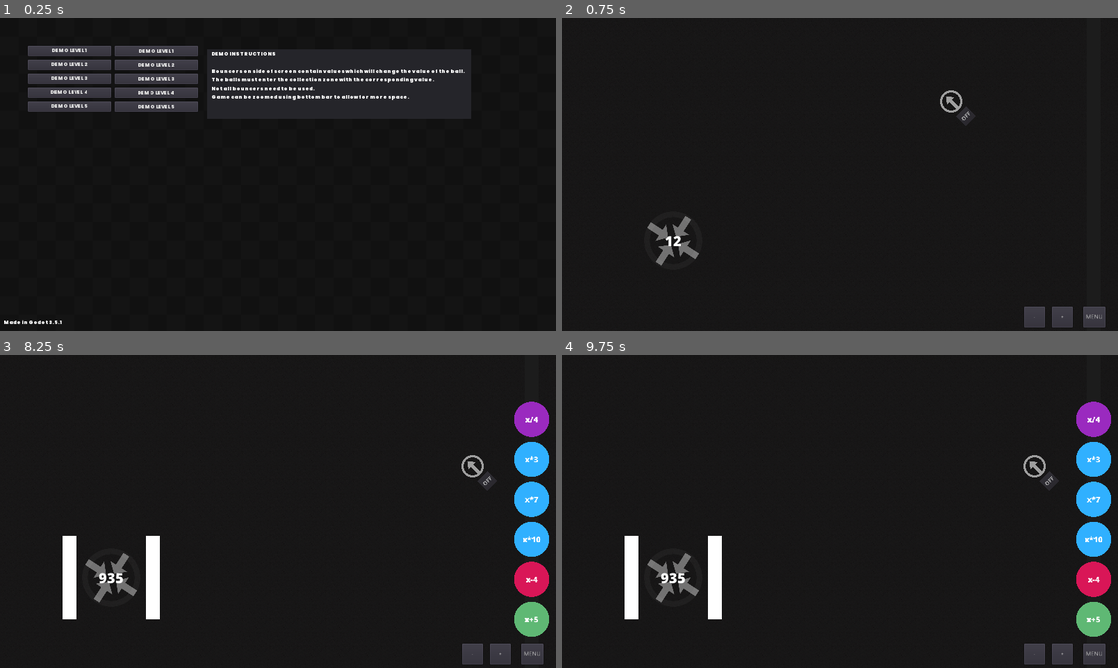
Above: before the commit, frames 1-4 (two rows, left to right).
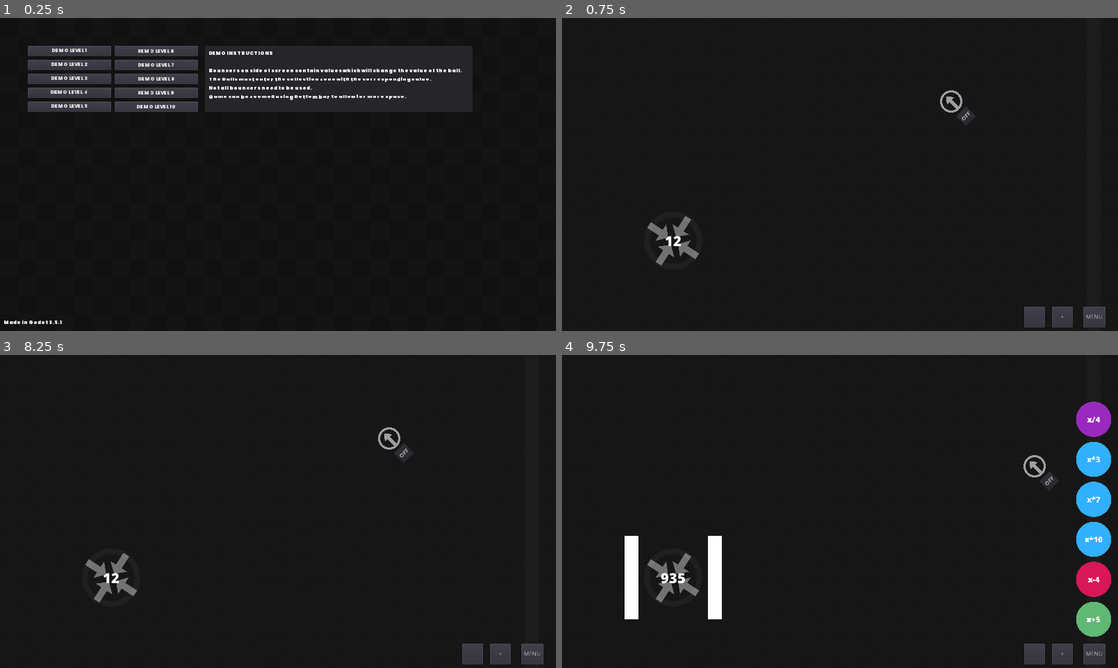
Above: after the commit, the same moments.

Repository: Masonzk/2023TSAVGDSOURCE
Game: Godot game, scene res://Scenes/Menu.tscn
Two runs of this game, one before a commit and one after it. Both use one fixed random seed, a clock stepped at 60 frames per second and the inputs below.
Inputs:
- Up to frame 1 (0.25 s): no input
- Up to frame 2 (0.75 s): click "DEMO LEVEL 2" at 0.5 s
- Up to frame 3 (8.25 s): click "MENU" at 1.25 s; click "DEMO LEVEL 3" at 2 s; click "MENU" at 2.75 s; click "DEMO LEVEL 4" at 3.5 s; click "MENU" at 4.25 s; click "DEMO LEVEL 5" at 5 s; click "MENU" at 5.75 s; click "DEMO LEVEL 1" (after the commit: "DEMO LEVEL 6") at 6.5 s; click "MENU" at 7.25 s; click "DEMO LEVEL 2" at 8 s
- Up to frame 4 (9.75 s): click "MENU" at 8.75 s; click "DEMO LEVEL 2" (after the commit: "DEMO LEVEL 7") at 9.5 s

The runs differ from the first frame. In frame 1, 2.3% of the frame differs, in the area x 24-85%, y 8-33%; in frame 2, nothing differs; in frame 3, 5.2%, in the area x 11-99%, y 14-90%; in frame 4, nothing differs.
Error in both runs: Invalid get index '0' (on base: 'Array'). (res://Code/Bounce.gd:38)

Commit message:
Fixed broken camera zoom and modified level 10.

Diff:
--- a/Scenes/Levels/10.tscn
+++ b/Scenes/Levels/10.tscn
@@ -1,8 +1,9 @@
-[gd_scene load_steps=5 format=2]
+[gd_scene load_steps=6 format=2]
 
 [ext_resource path="res://Scenes/Levels/Base.tscn" type="PackedScene" id=1]
 [ext_resource path="res://Textures/d141efea9db2f0fa9948b1fbf2419d7f.png" type="Texture" id=2]
 [ext_resource path="res://Shaders/Null-Zone.tres" type="Material" id=3]
+[ext_resource path="res://Code/NullZone.gd" type="Script" id=4]
 
 [sub_resource type="ShaderMaterial" id=1]
 
@@ -10,41 +11,71 @@
 expressions = [ "x+25", "x-30", "x-60", "x*20", "x*2", "x/35" ]
 
 [node name="Emitter" parent="." index="0"]
-position = Vector2( 1152, 128 )
+position = Vector2( 1088, 128 )
 
 [node name="Collector" parent="." index="1"]
-position = Vector2( 168, 520 )
+position = Vector2( 216, 488 )
 desired_value = 4.0
 
 [node name="Null Zone" type="StaticBody2D" parent="." index="5"]
 modulate = Color( 0.94902, 0.0941176, 0.0941176, 0.431373 )
 material = SubResource( 1 )
 position = Vector2( 256, 576 )
+script = ExtResource( 4 )
 __meta__ = {
 "_edit_group_": true
 }
 
-[node name="Polygon2D" type="Polygon2D" parent="Null Zone" index="0"]
+[node name="Area2D" type="Area2D" parent="Null Zone" index="0"]
+
+[node name="CollisionPolygon2D" type="CollisionPolygon2D" parent="Null Zone/Area2D" index="0"]
+polygon = PoolVector2Array( -128, -128, 256, -384, 256, -448, -128, -192 )
+
+[node name="Polygon2D" type="Polygon2D" parent="Null Zone" index="1"]
 material = ExtResource( 3 )
 texture = ExtResource( 2 )
 texture_rotation_degrees = 70.0
 polygon = PoolVector2Array( -128, -192, 256, -448, 256, -384, -128, -128 )
 
-[node name="CollisionPolygon2D" type="CollisionPolygon2D" parent="Null Zone" index="1"]
-polygon = PoolVector2Array( -128, -128, 256, -384, 256, -448, -128, -192 )
-
 [node name="Null Zone2" type="StaticBody2D" parent="." index="6"]
 modulate = Color( 0.94902, 0.0941176, 0.0941176, 0.431373 )
-position = Vector2( 256, 840 )
+position = Vector2( 384, 264 )
+rotation = -3.14159
+script = ExtResource( 4 )
 __meta__ = {
 "_edit_group_": true
 }
 
-[node name="Polygon2D" type="Polygon2D" parent="Null Zone2" index="0"]
+[node name="Area2D" type="Area2D" parent="Null Zone2" index="0"]
+
+[node name="CollisionPolygon2D" type="CollisionPolygon2D" parent="Null Zone2/Area2D" index="0"]
+polygon = PoolVector2Array( -128, -128, 256, -384, 256, -448, -128, -192 )
+
+[node name="Polygon2D" type="Polygon2D" parent="Null Zone2" index="1"]
 material = ExtResource( 3 )
 texture = ExtResource( 2 )
 texture_rotation_degrees = 70.0
 polygon = PoolVector2Array( -128, -192, 256, -448, 256, -384, -128, -128 )
 
-[node name="CollisionPolygon2D" type="CollisionPolygon2D" parent="Null Zone2" index="1"]
-polygon = PoolVector2Array( -128, -128, 256, -384, 256, -448, -128, -192 )
+[node name="Null Zone3" type="StaticBody2D" parent="." index="7"]
+modulate = Color( 0.94902, 0.0941176, 0.0941176, 0.431373 )
+position = Vector2( 128, 544 )
+script = ExtResource( 4 )
+__meta__ = {
+"_edit_group_": true
+}
+
+[node name="Area2D" type="Area2D" parent="Null Zone3" index="0"]
+
+[node name="CollisionPolygon2D" type="CollisionPolygon2D" parent="Null Zone3/Area2D" index="0"]
+polygon = PoolVector2Array( 0, 168, 0, -160, -48, -128, -48, 200 )
+
+[node name="Polygon2D" type="Polygon2D" parent="Null Zone3" index="1"]
+material = ExtResource( 3 )
+texture = ExtResource( 2 )
+texture_rotation_degrees = 70.0
+polygon = PoolVector2Array( -48, 200, -48, -128, 0, -160, 0, 168 )
+
+[connection signal="body_entered" from="Null Zone/Area2D" to="Null Zone" method="_on_Area2D_body_entered"]
+[connection signal="body_entered" from="Null Zone2/Area2D" to="Null Zone2" method="_on_Area2D_body_entered"]
+[connection signal="body_entered" from="Null Zone3/Area2D" to="Null Zone3" method="_on_Area2D_body_entered"]
--- a/Scenes/Levels/Base.tscn
+++ b/Scenes/Levels/Base.tscn
@@ -6,7 +6,7 @@
 [ext_resource path="res://Code/Level.gd" type="Script" id=4]
 [ext_resource path="res://Scenes/Walls.tscn" type="PackedScene" id=5]
 
-[node name="1" type="Node2D"]
+[node name="Base" type="Node2D"]
 script = ExtResource( 4 )
 
 [node name="Emitter" parent="." instance=ExtResource( 1 )]
@@ -25,7 +25,7 @@
 
 [node name="Camera2D" type="Camera2D" parent="."]
 position = Vector2( 640, 360 )
-zoom = Vector2( 1.75, 1.75 )
+current = true
 
 [node name="CanvasLayer" type="CanvasLayer" parent="."]
 layer = -1
--- a/Scenes/Menu.tscn
+++ b/Scenes/Menu.tscn
@@ -62,47 +62,47 @@
 margin_top = 64.0
 margin_right = 456.0
 margin_bottom = 88.0
-text = "DEMO LEVEL 1"
+text = "DEMO LEVEL 6"
 
 [node name="Button7" type="Button" parent="."]
 margin_left = 264.0
 margin_top = 96.0
 margin_right = 456.0
 margin_bottom = 120.0
-text = "DEMO LEVEL 2"
+text = "DEMO LEVEL 7"
 
 [node name="Button8" type="Button" parent="."]
 margin_left = 264.0
 margin_top = 128.0
 margin_right = 456.0
 margin_bottom = 152.0
-text = "DEMO LEVEL 3"
+text = "DEMO LEVEL 8"
 
 [node name="Button9" type="Button" parent="."]
 margin_left = 264.0
 margin_top = 160.0
 margin_right = 456.0
 margin_bottom = 184.0
-text = "DEMO LEVEL 4"
+text = "DEMO LEVEL 9"
 
 [node name="Button10" type="Button" parent="."]
 margin_left = 264.0
 margin_top = 192.0
 margin_right = 456.0
 margin_bottom = 216.0
-text = "DEMO LEVEL 5"
+text = "DEMO LEVEL 10"
 
 [node name="Panel" type="Panel" parent="."]
-margin_left = 477.0
-margin_top = 72.0
-margin_right = 1085.0
-margin_bottom = 232.0
+margin_left = 472.0
+margin_top = 64.0
+margin_right = 1088.0
+margin_bottom = 216.0
 
 [node name="Label" type="Label" parent="."]
-margin_left = 487.0
-margin_top = 73.0
-margin_right = 1079.0
-margin_bottom = 278.0
+margin_left = 480.0
+margin_top = 72.0
+margin_right = 1080.0
+margin_bottom = 208.0
 text = "DEMO INSTRUCTIONS
 
 Bouncers on side of screen contain values which will change the value of the ball.
